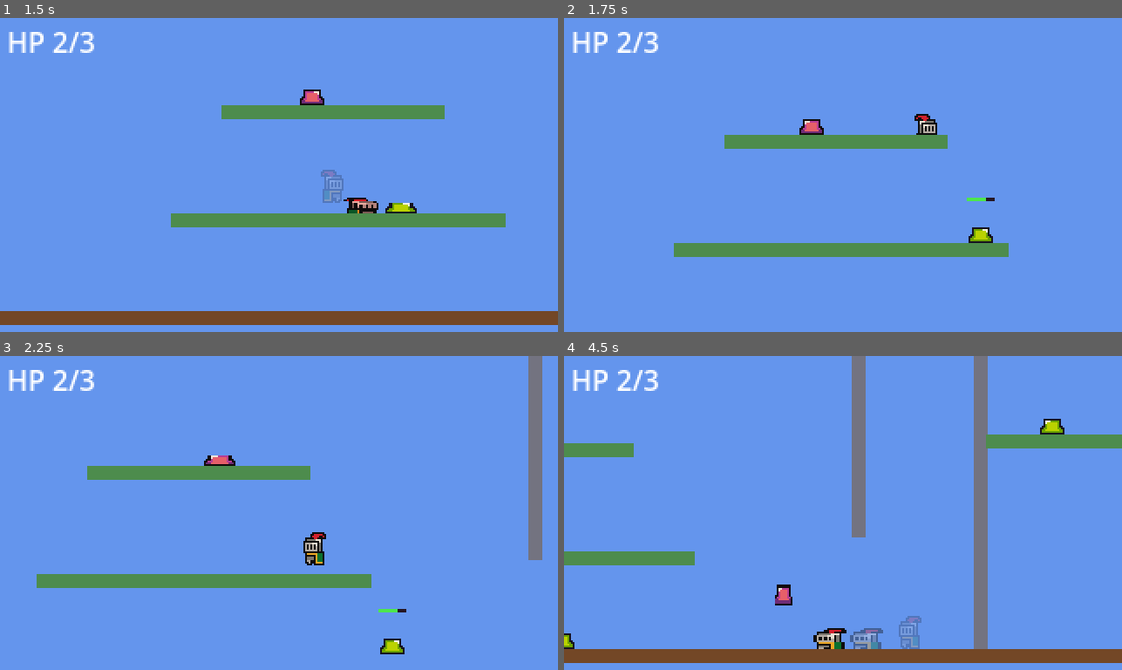
Above: before the commit, frames 1-4 (two rows, left to right).
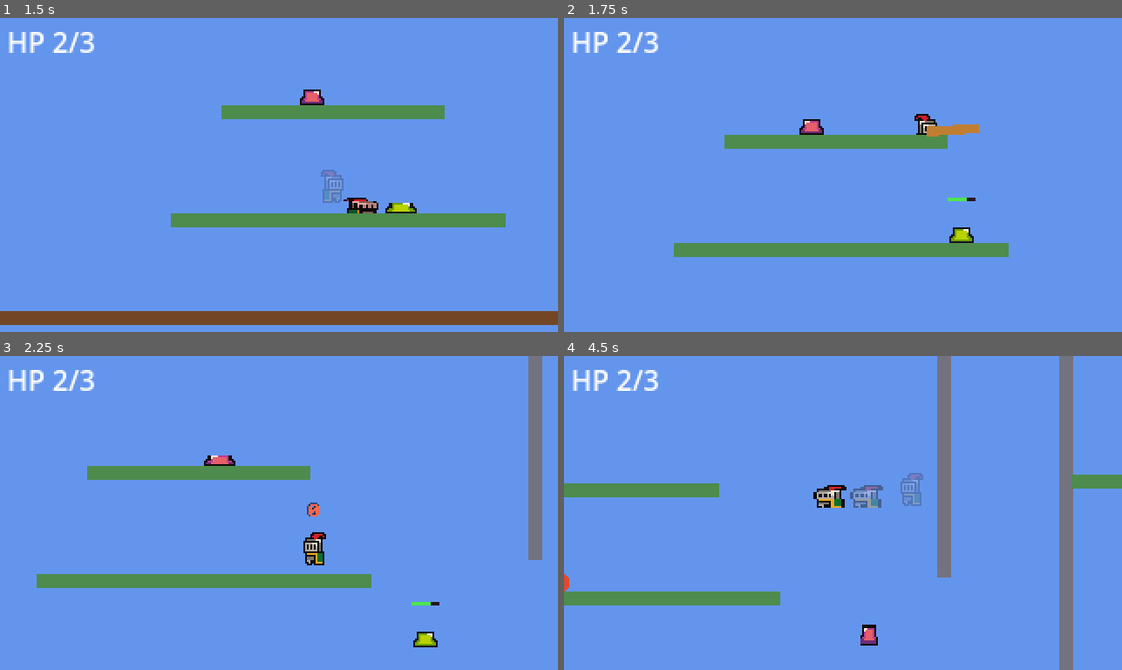
Above: after the commit, the same moments.

Repository: SolutionsByCarson/ScratchPad
Game: Godot game, scene res://scenes/main.tscn
Same seed, same stepped clock (60 frames per second), same inputs: the game is played once before the commit and once after it.
Inputs:
- Up to frame 1 (1.5 s): hold S (slam) 0.53-1.28 s; hold D (move_right) from 0.53 s (still down); tap Shift (dash) at 0.6 s; tap Space (jump) at 0.77, 1.07 s; tap S (slam) at 1.35 s
- Up to frame 2 (1.75 s): keep holding D (move_right); tap Space (jump) at 1.52 s; tap H (swing) at 1.55 s
- Up to frame 3 (2.25 s): tap Space (jump) at 1.82 s; release D (move_right) at 2.03 s; hold A (move_left) from 2.03 s (still down); hold H (swing) from 2.03 s (still down)
- Up to frame 4 (4.5 s): tap K (throw) at 2.3, 2.85 s; release A (move_left) at 2.78 s; release H (swing) at 2.78 s; hold D (move_right) 2.78-4.28 s; tap Space (jump) at 3.02, 3.05, 3.32 s; hold Space (jump) 3.53-4.28 s; tap Shift (dash) at 3.8, 4.35 s; hold A (move_left) from 4.28 s (still down)

Frame 1 is identical in both runs. In frame 2, 0.7% of the frame differs, in the area x 65-78%, y 33-72%; in frame 3, 0.6%; in frame 4, 21%, in the area x 0-100%, y 0-100%.

Commit message:
Directional charged swing + lob combo. Hold H to charge (0-5s, red label, power_up tick each second); release fires a swing in the cardinal direction held (jump=up, slam=down, default=horizontal facing). Knockback/reach scale with charge (kb 1x→3x at 5s); damage stays 1. Targets keep momentum since apply_knockback now ADDS to existing velocity instead of replacing. Pressing K while charging H lobs a grenade in the swing direction at 460+ px/s × charge mult (no detonation, just an impulse); skipped if a grenade is already out. Grenade _ready skips the throw-velocity init when direction=0 so lobbed grenades start at rest.

Diff:
--- a/scripts/grenade.gd
+++ b/scripts/grenade.gd
@@ -39,7 +39,8 @@
 
 func _ready() -> void:
 	add_to_group("grenade")
-	velocity = Vector2(direction * THROW_SPEED_X, THROW_SPEED_Y)
+	if direction != 0.0:
+		velocity = Vector2(direction * THROW_SPEED_X, THROW_SPEED_Y)
 
 
 func set_charge(seconds: float) -> void:
@@ -55,10 +56,10 @@
 	_prime_explode()
 
 
-func apply_knockback(vx: float, vy: float = -120.0) -> void:
+func apply_knockback(vx: float, vy: float = 0.0) -> void:
 	if _exploded or _priming:
 		return
-	velocity = Vector2(vx, vy)
+	velocity += Vector2(vx, vy)
 
 
 func _prime_explode() -> void:
--- a/scripts/player.gd
+++ b/scripts/player.gd
@@ -41,13 +41,19 @@
 
 const SWING_DURATION := 0.13
 const SWING_COOLDOWN := 0.28
-const SWING_REACH := 36.0
-const SWING_KNOCKBACK_ENEMY := 320.0
-const SWING_KNOCKBACK_GRENADE := 360.0
+const SWING_REACH_BASE := 36.0
+const SWING_REACH_PER_CHARGE := 4.0
+const SWING_KNOCKBACK_ENEMY_BASE := 320.0
+const SWING_KNOCKBACK_GRENADE_BASE := 360.0
+const SWING_CHARGE_MAX := 5.0
+const SWING_CHARGE_KB_MULT_PER_SEC := 0.4
 const SWING_DAMAGE := 1
 const SWING_BAT_LENGTH := 30.0
 const SWING_BAT_THICKNESS := 5.0
 const SWING_BAT_COLOR := Color(0.75, 0.5, 0.2, 1.0)
+const SWING_BAT_FULL_COLOR := Color(1.0, 0.3, 0.15, 1.0)
+const SWING_LOB_BASE_SPEED := 460.0
+const SWING_LOB_MULT_PER_SEC := 0.3
 
 @onready var sprite: Sprite2D = $Sprite2D
 
@@ -75,6 +81,9 @@
 var _charge_label: Label
 var _swing_cooldown_left := 0.0
 var _swing_visual: Polygon2D
+var _swing_charging := false
+var _swing_charge := 0.0
+var _last_swing_tick := 0
 
 
 func _ready() -> void:
@@ -197,18 +206,50 @@
 		_shoot()
 
 	_swing_cooldown_left = max(0.0, _swing_cooldown_left - delta)
-	if not _wall_attached and _dash_time_left <= 0.0 and _swing_cooldown_left <= 0.0 and Input.is_action_just_pressed("swing"):
-		_do_swing()
-
-	if Input.is_action_just_pressed("throw") and not _throw_charging:
-		var existing := get_tree().get_first_node_in_group("grenade")
-		if existing == null and _dash_time_left <= 0.0 and not _wall_attached:
-			_throw_charging = true
-			_throw_charge = 0.0
-			_last_charge_tick = 0
+	if Input.is_action_just_pressed("swing") and not _swing_charging and not _throw_charging \
+			and not _wall_attached and _dash_time_left <= 0.0 and _swing_cooldown_left <= 0.0:
+		_swing_charging = true
+		_swing_charge = 0.0
+		_last_swing_tick = 0
+		if _charge_label != null:
+			_charge_label.add_theme_color_override("font_color", Color(1.0, 0.4, 0.3, 1.0))
+			_charge_label.text = "0"
+			_charge_label.visible = true
+	if _swing_charging:
+		if Input.is_action_pressed("swing"):
+			_swing_charge = min(_swing_charge + delta, SWING_CHARGE_MAX)
+			var sci: int = int(floor(_swing_charge))
+			if sci != _last_swing_tick:
+				_last_swing_tick = sci
+				Audio.play_sfx("power_up")
 			if _charge_label != null:
-				_charge_label.text = "0"
-				_charge_label.visible = true
+				_charge_label.text = str(sci)
+		else:
+			_do_swing(_swing_charge)
+			_swing_charging = false
+			_swing_charge = 0.0
+			if _charge_label != null:
+				_charge_label.visible = false
+
+	if Input.is_action_just_pressed("throw"):
+		if _swing_charging:
+			var existing_g := get_tree().get_first_node_in_group("grenade")
+			if existing_g == null:
+				_do_grenade_lob(_get_swing_direction(), _swing_charge)
+				_swing_charging = false
+				_swing_charge = 0.0
+				if _charge_label != null:
+					_charge_label.visible = false
+		elif not _throw_charging:
+			var existing := get_tree().get_first_node_in_group("grenade")
+			if existing == null and _dash_time_left <= 0.0 and not _wall_attached:
+				_throw_charging = true
+				_throw_charge = 0.0
+				_last_charge_tick = 0
+				if _charge_label != null:
+					_charge_label.add_theme_color_override("font_color", Color(1.0, 0.85, 0.25, 1.0))
+					_charge_label.text = "0"
+					_charge_label.visible = true
 	if _throw_charging:
 		if Input.is_action_pressed("throw"):
 			_throw_charge = min(_throw_charge + delta, THROW_CHARGE_MAX)
@@ -471,54 +512,86 @@
 	Audio.play_sfx("tap")
 
 
-func _do_swing() -> void:
+func _do_swing(charge_seconds: float) -> void:
 	_swing_cooldown_left = SWING_COOLDOWN
 	Audio.play_sfx("tap")
-
-	var start_rot: float = -PI / 2.0
+	var dir: Vector2 = _get_swing_direction()
+	_animate_bat(dir, charge_seconds)
+
+	var charge_mult: float = 1.0 + charge_seconds * SWING_CHARGE_KB_MULT_PER_SEC
+	var reach: float = SWING_REACH_BASE + charge_seconds * SWING_REACH_PER_CHARGE
+	var enemy_kb: float = SWING_KNOCKBACK_ENEMY_BASE * charge_mult
+	var grenade_kb: float = SWING_KNOCKBACK_GRENADE_BASE * charge_mult
+
+	for enemy in get_tree().get_nodes_in_group("enemy"):
+		if enemy is Node2D and _in_swing_arc(enemy as Node2D, dir, reach):
+			var e: Node = enemy
+			if e.has_method("apply_knockback"):
+				e.call("apply_knockback", dir.x * enemy_kb, dir.y * enemy_kb)
+			if e.has_method("take_damage"):
+				e.call("take_damage", SWING_DAMAGE)
+
+	for g in get_tree().get_nodes_in_group("grenade"):
+		if g is Node2D and _in_swing_arc(g as Node2D, dir, reach):
+			var gn: Node = g
+			if gn.has_method("apply_knockback"):
+				gn.call("apply_knockback", dir.x * grenade_kb, dir.y * grenade_kb)
+
+
+func _do_grenade_lob(dir: Vector2, charge_seconds: float) -> void:
+	var grenade := GRENADE_SCENE.instantiate()
+	grenade.position = global_position + Vector2(0.0, -8.0)
+	grenade.direction = 0.0
+	get_parent().add_child(grenade)
+	Audio.play_sfx("tap")
+	var lob_speed: float = SWING_LOB_BASE_SPEED * (1.0 + charge_seconds * SWING_LOB_MULT_PER_SEC)
+	if grenade.has_method("apply_knockback"):
+		grenade.apply_knockback(dir.x * lob_speed, dir.y * lob_speed)
+	_animate_bat(dir, charge_seconds)
+	_swing_cooldown_left = SWING_COOLDOWN
+
+
+func _animate_bat(dir: Vector2, charge_seconds: float) -> void:
+	var start_rot: float
 	var end_rot: float
-	if _facing >= 0.0:
+	if dir.y < -0.5:
+		start_rot = -3.0 * PI / 4.0
+		end_rot = -PI / 4.0
+	elif dir.y > 0.5:
+		start_rot = 3.0 * PI / 4.0
+		end_rot = PI / 4.0
+	elif dir.x < 0.0:
+		start_rot = -PI / 2.0
+		end_rot = -PI - PI / 6.0
+	else:
+		start_rot = -PI / 2.0
 		end_rot = PI / 6.0
-	else:
-		end_rot = -PI - PI / 6.0
 	_swing_visual.rotation = start_rot
 	_swing_visual.visible = true
+	var t: float = clampf(charge_seconds / SWING_CHARGE_MAX, 0.0, 1.0)
+	_swing_visual.color = SWING_BAT_COLOR.lerp(SWING_BAT_FULL_COLOR, t)
+	_swing_visual.scale = Vector2(1.0 + t * 0.3, 1.0 + t * 0.2)
 	var tw := create_tween()
 	tw.tween_property(_swing_visual, "rotation", end_rot, SWING_DURATION) \
 		.set_trans(Tween.TRANS_CUBIC).set_ease(Tween.EASE_IN)
 	tw.tween_callback(_hide_swing_visual)
 
-	for enemy in get_tree().get_nodes_in_group("enemy"):
-		if enemy is Node2D and _in_swing_arc(enemy as Node2D):
-			var e: Node = enemy
-			var dir: Vector2 = _knockback_dir(enemy as Node2D)
-			if e.has_method("apply_knockback"):
-				e.call("apply_knockback", dir.x * SWING_KNOCKBACK_ENEMY, dir.y * SWING_KNOCKBACK_ENEMY)
-			if e.has_method("take_damage"):
-				e.call("take_damage", SWING_DAMAGE)
-
-	for g in get_tree().get_nodes_in_group("grenade"):
-		if g is Node2D and _in_swing_arc(g as Node2D):
-			var gn: Node = g
-			var dir: Vector2 = _knockback_dir(g as Node2D)
-			if gn.has_method("apply_knockback"):
-				gn.call("apply_knockback", dir.x * SWING_KNOCKBACK_GRENADE, dir.y * SWING_KNOCKBACK_GRENADE)
-
-
-func _in_swing_arc(target: Node2D) -> bool:
+
+func _get_swing_direction() -> Vector2:
+	if Input.is_action_pressed("jump"):
+		return Vector2(0.0, -1.0)
+	if Input.is_action_pressed("slam"):
+		return Vector2(0.0, 1.0)
+	return Vector2(_facing, 0.0)
+
+
+func _in_swing_arc(target: Node2D, dir: Vector2, reach: float) -> bool:
 	var to_target: Vector2 = target.global_position - global_position
-	if to_target.length() > SWING_REACH:
+	if to_target.length() > reach:
 		return false
-	if absf(to_target.x) < 4.0:
+	if to_target.length() < 0.01:
 		return true
-	return signf(to_target.x) == signf(_facing)
-
-
-func _knockback_dir(target: Node2D) -> Vector2:
-	var to_target: Vector2 = target.global_position - global_position
-	if to_target.length() < 0.01:
-		return Vector2(_facing, -0.25).normalized()
-	return to_target.normalized()
+	return to_target.normalized().dot(dir) > 0.0
 
 
 func _hide_swing_visual() -> void:
--- a/scripts/slime.gd
+++ b/scripts/slime.gd
@@ -132,8 +132,8 @@
 
 
 func apply_knockback(vx: float, vy: float = 0.0) -> void:
-	_knockback_vx = vx
-	_knockback_vy = vy
+	_knockback_vx += vx
+	_knockback_vy += vy
 	_state = State.WANDER
 	_velocity_y = 0.0
 	_jump_dir = 0.0
